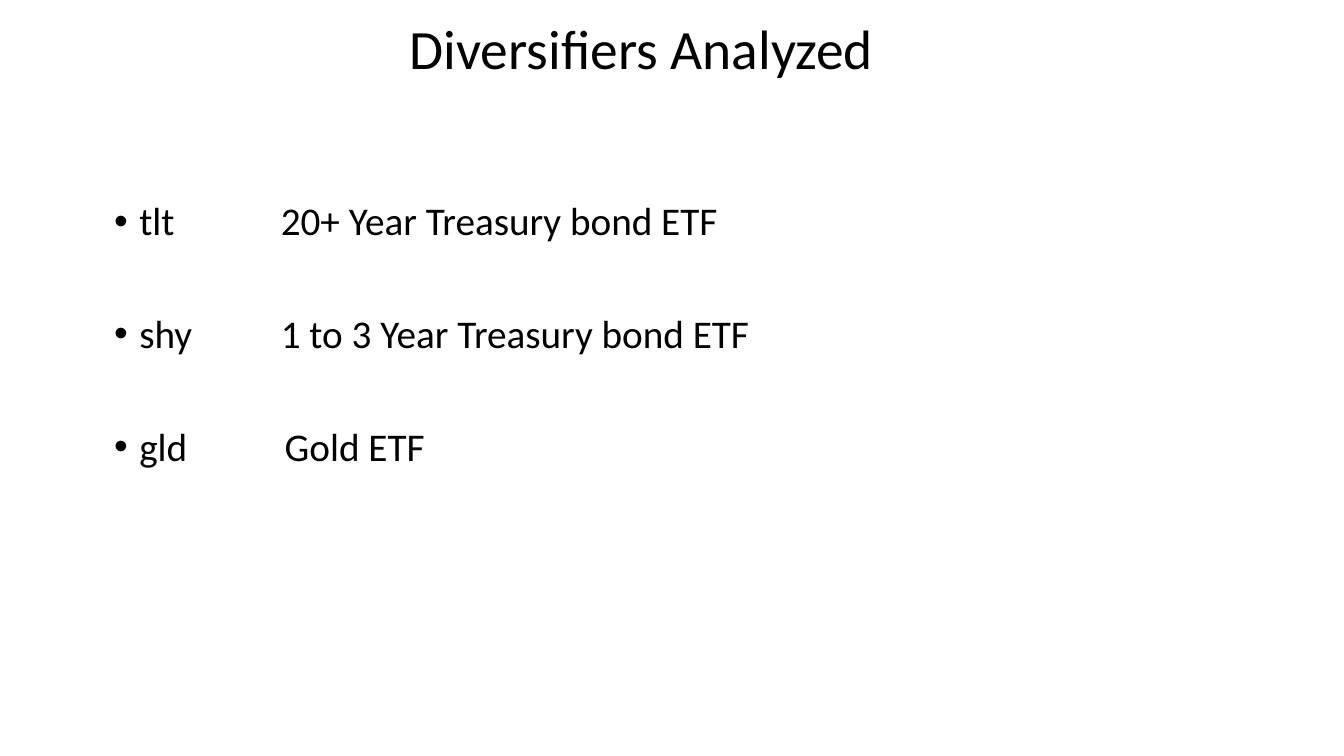
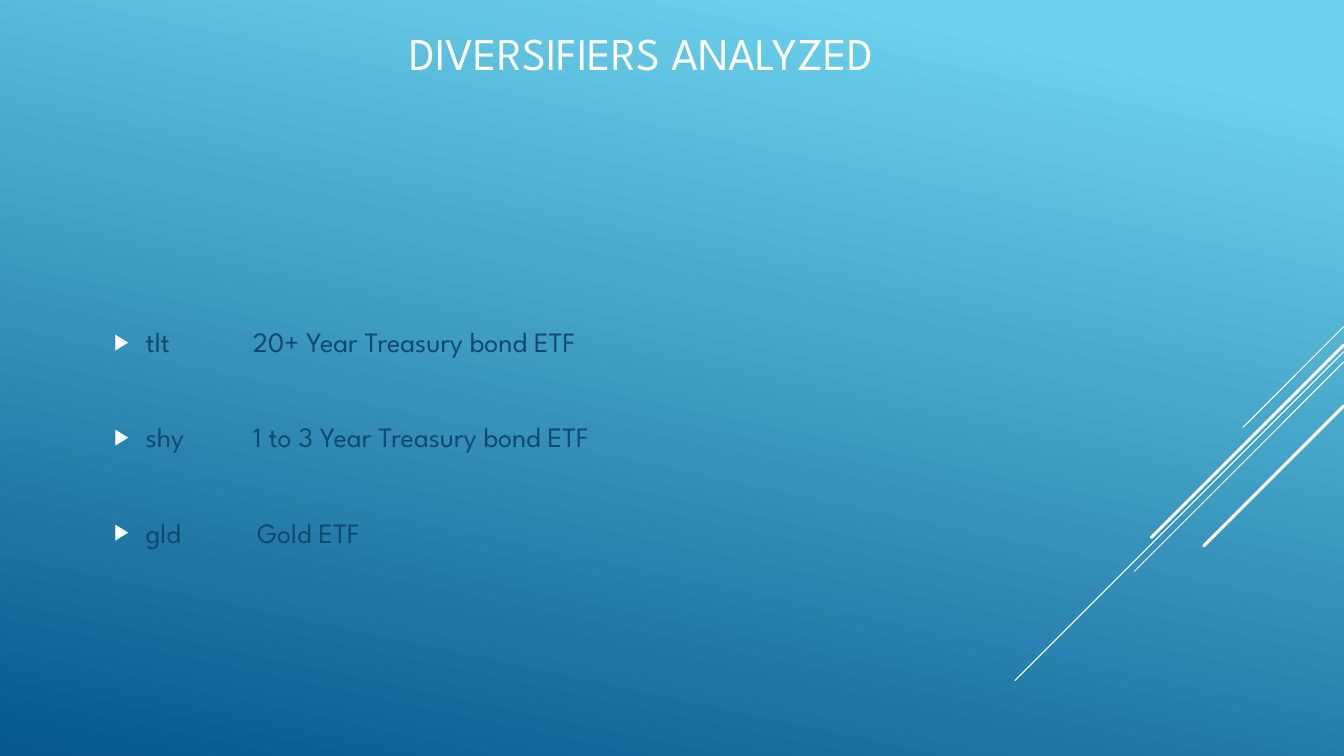
Before and after one commit to sangramsinghg/portfolio_diversifier, a slide deck: slide 2 of Portfolio_Diversifer.pptx. Drawn at 1344x756 pixels with LibreOffice and Linux fonts; fonts in the diff are those of the drawing. Boxes give left, top, right and bottom in pixels: in the first picture for what was removed or moved away, otherwise in the second. Text is boxed around its words. In the diff, an @@ line names an element or a change of style, - is before the commit and + after.

```diff
--- a/Portfolio_Diversifer.pptx
+++ b/Portfolio_Diversifer.pptx
@@ background #FFFFFF to gradient #6ED2EB to #06588E @@
@@ title at (410,39,873,71): text changed; size 39.6 to 32.4 pt; font Calibri to League Spartan; text colour #000000 to #FFFFFF @@
-Diversifiers Analyzed
+DIVERSIFIERS ANALYZED
@@ text "tlt 20+ Year Treasury bond ..." at (146,333,589,549): size 28 to 20 pt, font Calibri to League Spartan, text colour #000000 to #0F496F; bullet • to ▶; line spacing 0.9 to 1; vertical alignment top to middle @@
@@ group added at (1015,327,1344,681): 5 lines @@
```
Also in this commit, not shown: 10 other slides changed, 7 slides added, 7 slides removed.
